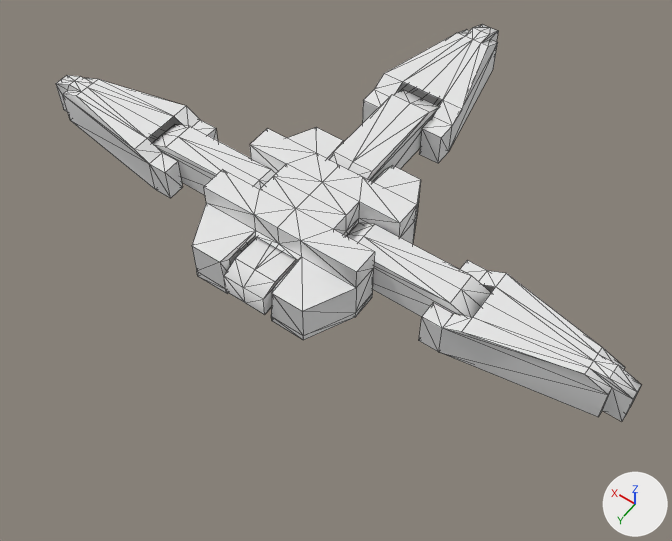
A saved change to the OBJ model src/main/resources/assets/academy/models/maghook_open.obj.
Camera for both pictures: a 50 mm camera at (-85.6, 109.7, 167.1) aimed at (-10.1, 4.0, 1.0). Every picture has the same lights, and +X, +Y and +Z are marked at lower right. The first picture is the older version. Mesh edges are drawn as thin lines. Where no turn or scale is listed for an object, it has been applied to the vertices.

The scene before the commit, as lines of its bpy script (objects in view):
```python
me_maghook_open = bpy.data.meshes.new('maghook_open')
me_maghook_open.from_pydata(...)  # 353 vertices, 616 faces; spans x -79.0..79.0, y -82.0..24.0, z 0.0..16.0
me_maghook_open.materials.append(mat_material01)  # white #e7e7e7
ob_maghook_open = bpy.data.objects.new('maghook_open', me_maghook_open)
ob_maghook_open.location = (0.0, 0.0, 0.0)
```
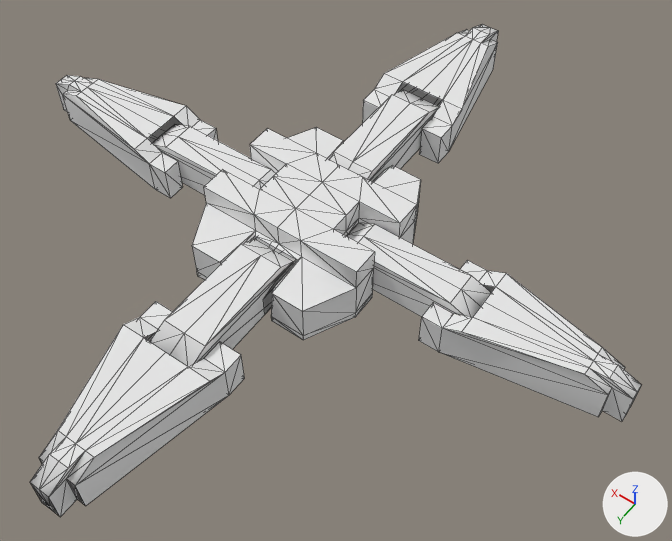
Location of each change, [x1, y1, x2, y2] in pixels of the pictures (672 x 541 px):
'maghook_open', reshaped (24% taller)
    before: [56, 24, 641, 421]
    after: [30, 24, 641, 517]
part 1 of me_maghook_open, added
    after: [150, 239, 293, 367]
part 2 of me_maghook_open, added
    after: [30, 302, 244, 517]

What changed in the scene script:
```text
Change me_maghook_open:
    used by ob_maghook_open; location = (0.0, 0.0, 0.0)
    remove me_maghook_open.from_pydata(...)  # 353 vertices, 616 faces; spans x -79.0..79.0, y -82.0..24.0, z 0.0..16.0
    add me_maghook_open.from_pydata(...)  # 416 vertices, 728 faces; spans x -79.0..79.0, y -82.0..82.0, z 0.0..16.0
    me_maghook_open part 1: the loose piece of 18 vertices spanning x -5.0..6.0, y -47.0..-13.0, z 2.0..12.0 is copied, and the copy is moved by (0.0, 60.0, 0.0); it spans x -5.0..6.0, y 13.0..47.0, z 2.0..12.0
    me_maghook_open part 2: a new loose piece of 45 vertices spanning x -11.0..12.0, y 38.0..82.0, z 1.0..12.0, in mat_material01 (white #e7e7e7)
```
